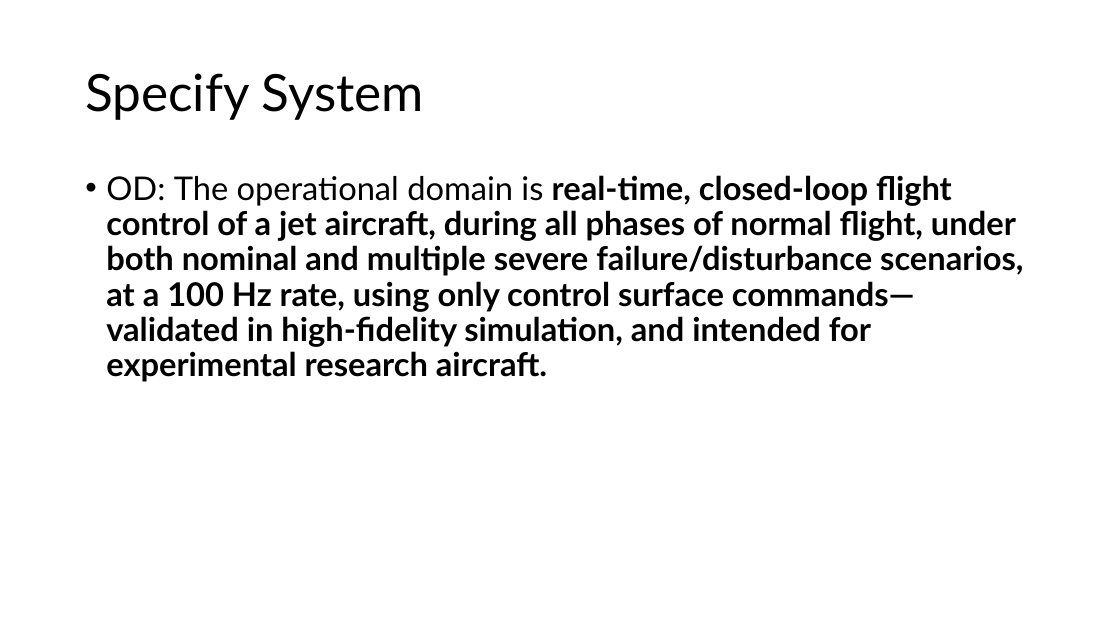
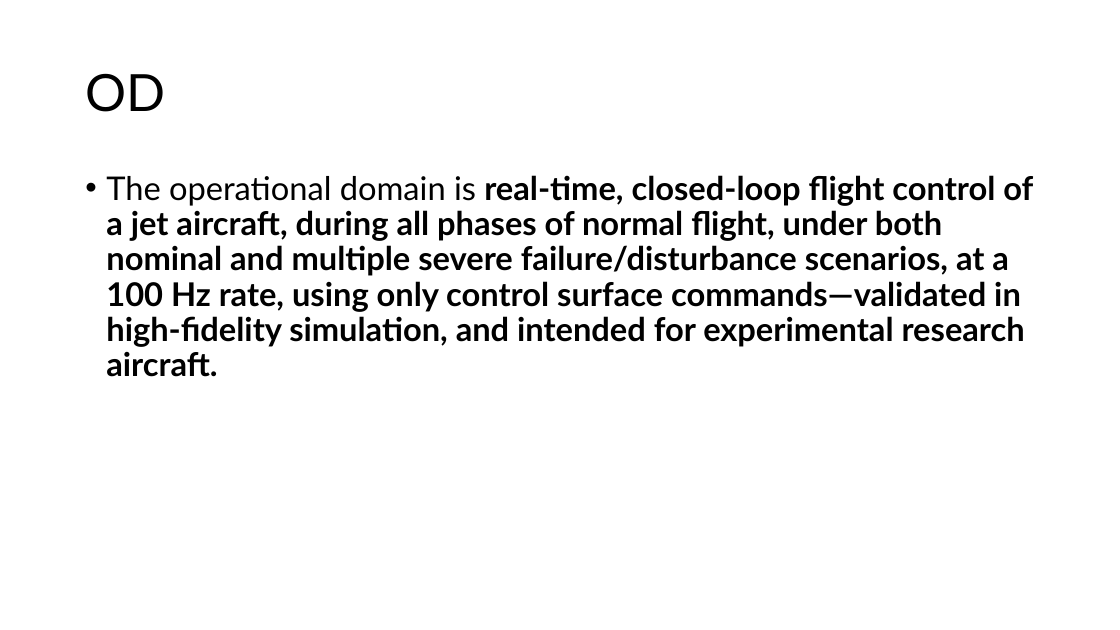
Before and after one commit to Niels149/AIASFault, a slide deck: slide 9 of AIASPres.pptx. Drawn at 1120x630 pixels with LibreOffice and Linux fonts; fonts in the diff are those of the drawing. Boxes give left, top, right and bottom in pixels: in the first picture for what was removed or moved away, otherwise in the second. Text is boxed around its words. In the diff, an @@ line names an element or a change of style, - is before the commit and + after.

```diff
--- a/AIASPres.pptx
+++ b/AIASPres.pptx
@@ title at box(85, 73, 165, 112): text changed @@
-Specify System
+OD
@@ text at box(106, 175, 1033, 377): text changed @@
-• OD: The operational domain is real-time, closed-loop flight control of a jet aircraft, during all phases of normal flight, under both nominal and multiple severe failure/disturbance scenarios, at a 100 Hz rate, using only control surface commands—validated in high-fidelity simulation, and intended for experimental research aircraft.
+• The operational domain is real-time, closed-loop flight control of a jet aircraft, during all phases of normal flight, under both nominal and multiple severe failure/disturbance scenarios, at a 100 Hz rate, using only control surface commands—validated in high-fidelity simulation, and intended for experimental research aircraft.
```
Also in this commit, not shown: 3 other slides changed.
